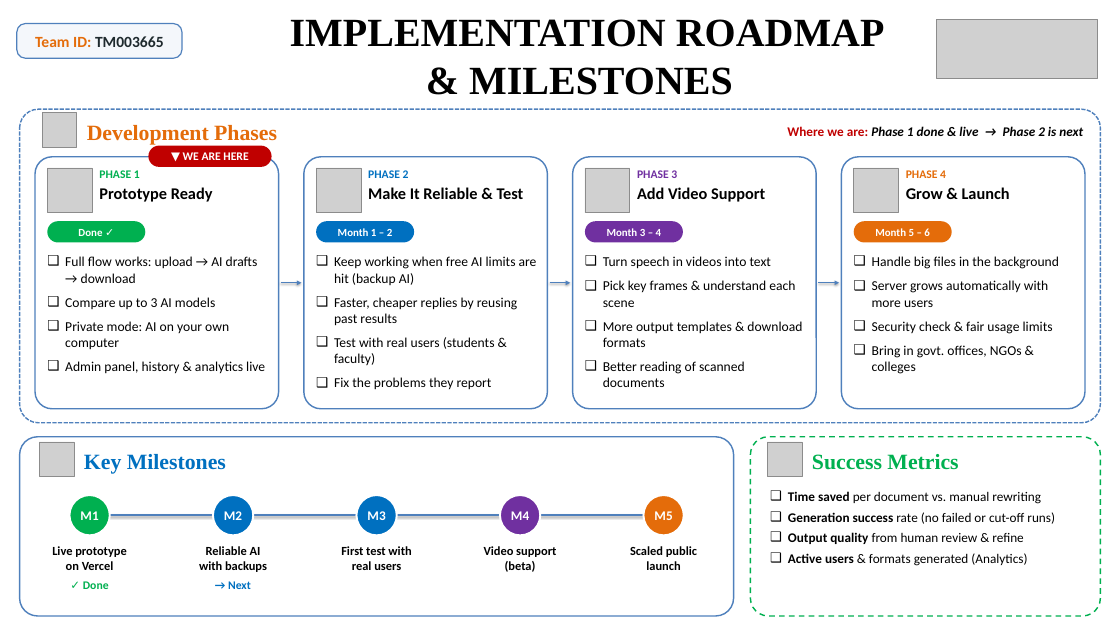
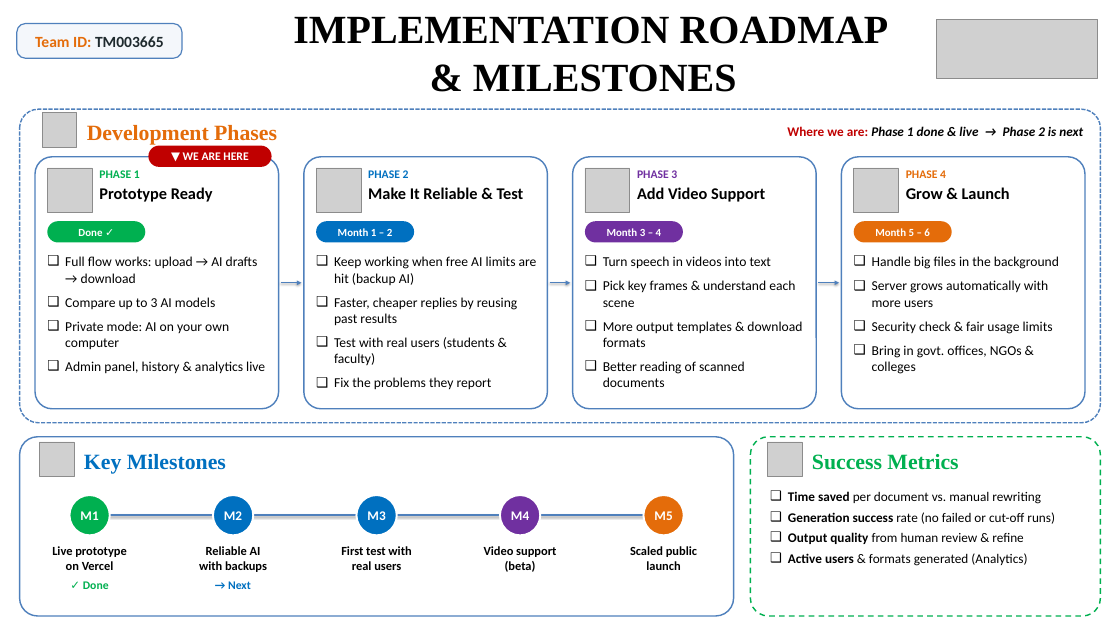
Before and after one commit to SiddharthDevmurari/SankShep.ai-SFIC, a slide deck: slide 7 of SFIC Synopsis PPT.pptx. Drawn at 1120x630 pixels with LibreOffice and Linux fonts; fonts in the diff are those of the drawing; grey boxes stand for pictures. Boxes give left, top, right and bottom in pixels: in the first picture for what was removed or moved away, otherwise in the second. Text is boxed around its words. In the diff, an @@ line names an element or a change of style, - is before the commit and + after.

```diff
--- a/SFIC Synopsis PPT.pptx
+++ b/SFIC Synopsis PPT.pptx
@@ title "IMPLEMENTATION ROADMAP & MILESTONES": place and size @@
-title "IMPLEMENTATION ROADMAP & MILESTONES" at (290, 19, 885, 95)
+title "IMPLEMENTATION ROADMAP & MILESTONES" at (293, 16, 889, 92)
```
Also in this commit, not shown: 1 other slide changed, 1 other file.
